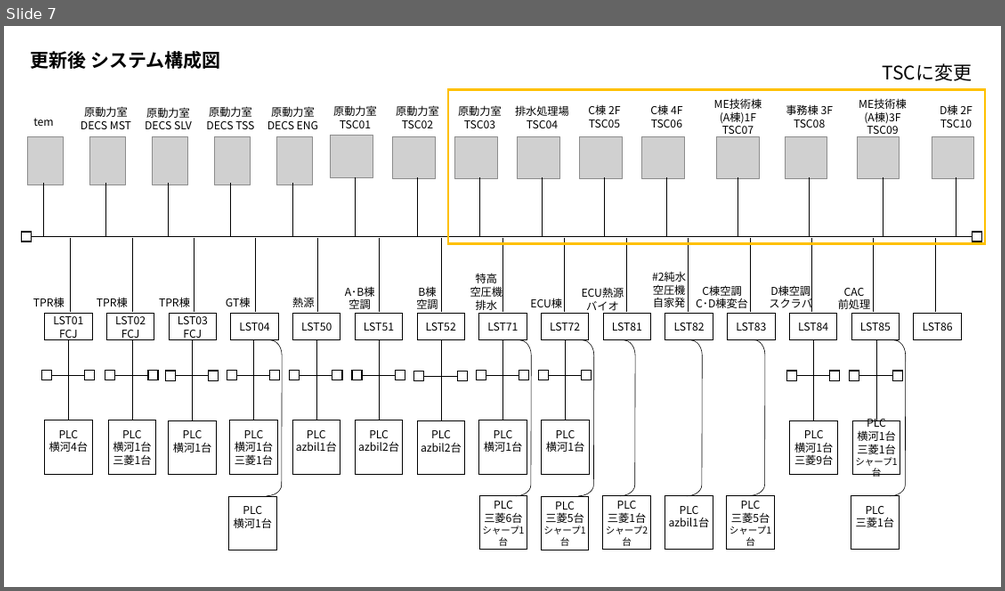
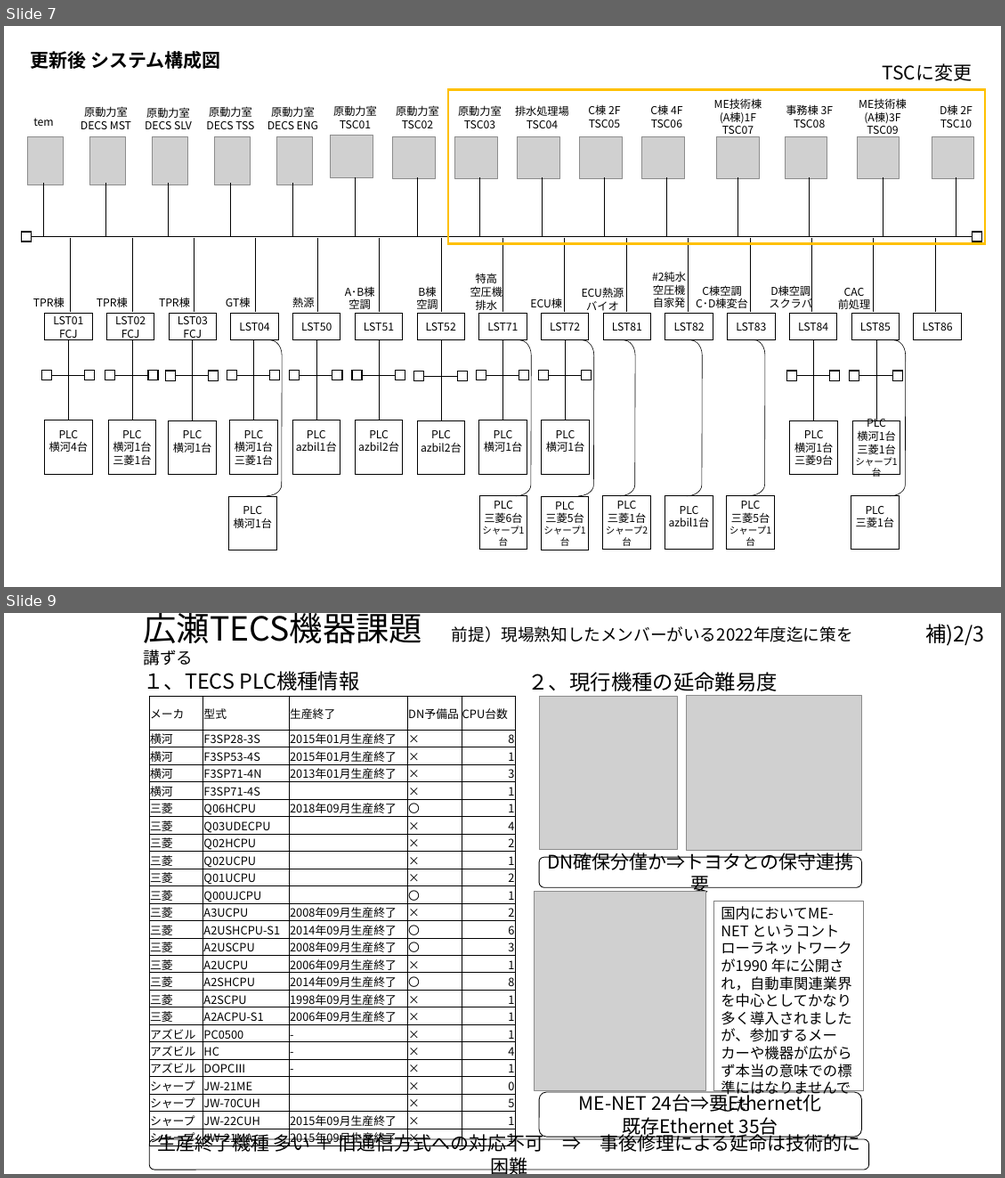
Before and after one commit to nonomura114/data, a slide deck: 広瀬TECSシステム構成図r.pptx. Shown one above the other, each under a label of ours: slide 7 before the commit, slides 7 and 9 after it; the slides between them are not shown. The pictures are 1005x591 and 1005x1178 pixels, drawn with LibreOffice and Linux fonts; fonts in the diff are those of the drawing; grey boxes stand for pictures. Boxes give left, top, right and bottom in pixels: in the first picture for what was removed or moved away, otherwise in the second. Text is boxed around its words. In the diff, an @@ line names an element or a change of style, - is before the commit and + after.

```diff
--- a/広瀬TECSシステム構成図r.pptx
+++ b/広瀬TECSシステム構成図r.pptx
@@ slide 9 added at box(4, 613, 1001, 1174), background #FFFFFF @@
@@ title added at box(143, 613, 853, 643), 16 pt, text #000000 @@
+広瀬TECS機器課題 前提）現場熟知したメンバーがいる2022年度迄に策を講ずる
@@ text added at box(926, 624, 985, 646), 20 pt, text #000000 @@
+補)2/3
@@ text added at box(143, 671, 359, 690), 20 pt, text #000000 @@
+１、TECS PLC機種情報
@@ text added at box(528, 672, 777, 691), 20 pt, text #000000 @@
+２、現行機種の延命難易度
@@ table added at box(149, 696, 516, 1150), 25 rows, 5 columns @@
+メーカ | 型式 | 生産終了 | DN予備品 | CPU台数
+横河 | F3SP28-3S | 2015年01月生産終了 | × | 8
+横河 | F3SP53-4S | 2015年01月生産終了 | × | 1
+横河 | F3SP71-4N | 2013年01月生産終了 | × | 3
+横河 | F3SP71-4S |  | × | 1
+三菱 | Q06HCPU | 2018年09月生産終了 | 〇 | 1
+三菱 | Q03UDECPU |  | × | 4
+三菱 | Q02HCPU |  | × | 2
+三菱 | Q02UCPU |  | × | 1
+三菱 | Q01UCPU |  | × | 2
+三菱 | Q00UJCPU |  | 〇 | 1
+三菱 | A3UCPU | 2008年09月生産終了 | × | 2
+三菱 | A2USHCPU-S1 | 2014年09月生産終了 | 〇 | 6
+三菱 | A2USCPU | 2008年09月生産終了 | 〇 | 3
+三菱 | A2UCPU | 2006年09月生産終了 | × | 1
+三菱 | A2SHCPU | 2014年09月生産終了 | 〇 | 8
+三菱 | A2SCPU | 1998年09月生産終了 | × | 1
+三菱 | A2ACPU-S1 | 2006年09月生産終了 | × | 1
+アズビル | PC0500 | - | × | 1
+アズビル | HC | - | × | 4
+アズビル | DOPCⅢ | - | × | 1
+シャープ | JW-21ME |  | × | 0
+シャープ | JW-70CUH |  | × | 5
+シャープ | JW-22CUH | 2015年09月生産終了 | × | 1
+シャープ | JW-21MA | 2015年09月生産終了 | × | 1
@@ picture added at box(540, 696, 677, 850) @@
@@ picture added at box(686, 696, 862, 850) @@
@@ rounded rectangle added at box(540, 857, 862, 887), outline #000000 0.75 pt, 18 pt, text #000000 @@
+DN確保分僅か⇒トヨタとの保守連携要
@@ picture added at box(534, 892, 707, 1090) @@
@@ rectangle added at box(713, 900, 864, 1091), outline #808080 0.75 pt, 14 pt, text #000000 @@
+国内においてME-NET というコントローラネットワークが1990 年に公開され，自動車関連業界を中心としてかなり多く導入されましたが、参加するメーカーや機器が広がらず本当の意味での標準にはなりませんでした
@@ rounded rectangle added at box(540, 1092, 862, 1136), outline #000000 0.75 pt, 18 pt, text #000000 @@
+ME-NET 24台⇒要Ethernet化
+既存Ethernet 35台
@@ rounded rectangle added at box(149, 1140, 868, 1170), outline #000000 0.75 pt, 18 pt, text #000000 @@
+生産終了機種 多い ＋ 旧通信方式への対応不可 ⇒ 事後修理による延命は技術的に困難
```
Also in this commit, not shown: 1 slide changed, 3 other slides added, 1 other file.
